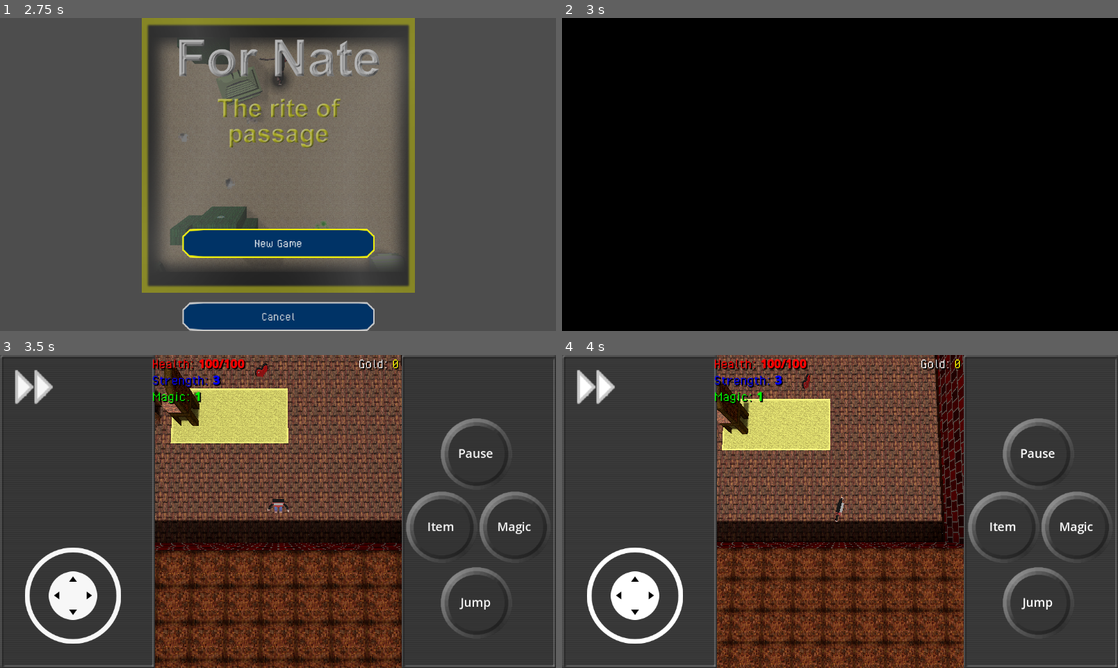
Above: before the commit, frames 1-4 (two rows, left to right).
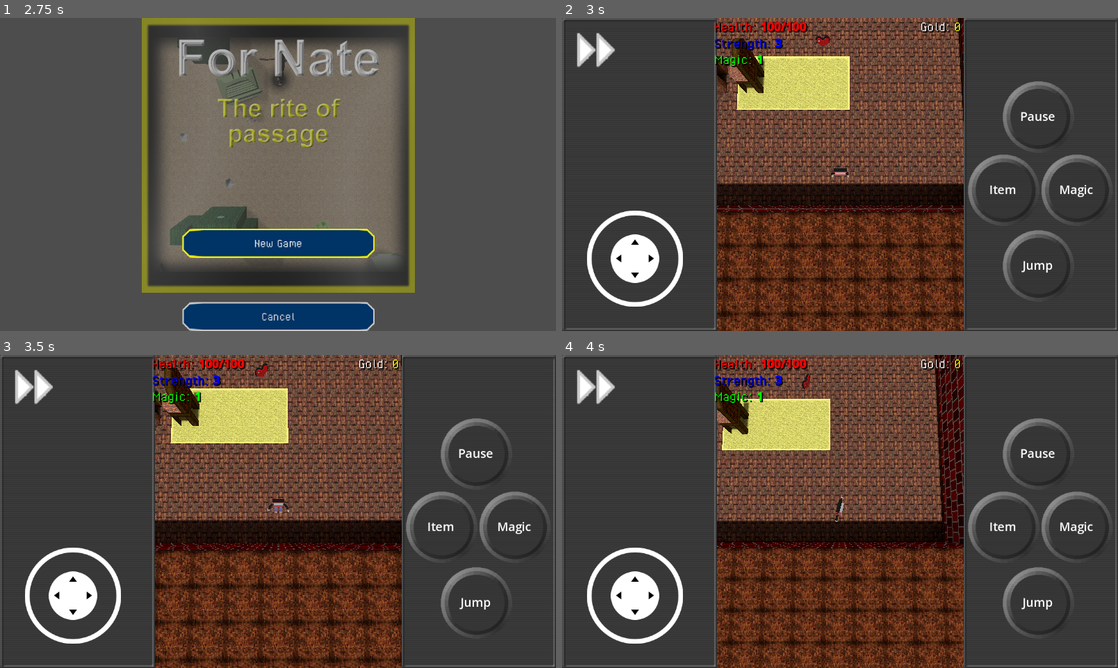
Above: after the commit, the same moments.

Repository: davididev/DavidiClanZappers
Game: Godot game, scene res://Scenes/Global/TitleScreen.tscn
The game is run twice, just before and just after one commit, with the same random seed, the same clock (stepped at 60 frames per second) and the same inputs.
Inputs (mouse positions are in pixels of both pictures, inside the frame that each line leads up to):
- Up to frame 1 (2.75 s): click "Next" at 0.5 s; click "Next" at 1.25 s; click (278, 174) at 2 s
- Up to frame 2 (3 s): click "New Game" at 2.75 s
- Up to frame 3 (3.5 s): no input
- Up to frame 4 (4 s): move the mouse to (962, 495) at 3.52 s; hold Right (ui_right) from 3.53 s (still down); tap Z (item) at 3.6 s; click (962, 495) at 3.67 s; tap Space (jump) at 3.77 s

Frame 1 is identical in both runs. In frame 2, 98% of the frame differs, in the area x 0-100%, y 0-100%; in frame 3, less than 0.1%; in frame 4, nothing differs.

Commit message:
Game Over dialogue added

Diff:
--- a/Prefabs/Player/player_ui.tscn
+++ b/Prefabs/Player/player_ui.tscn
@@ -30,6 +30,7 @@
 [ext_resource type="Texture2D" uid="uid://bgh1ijb5q68nt" path="res://Graphics/UI/SpellBack.png" id="28_ysaby"]
 [ext_resource type="Texture2D" uid="uid://b2akwjmwkeqnq" path="res://Graphics/UI/Spell-Top.png" id="29_8w5eo"]
 [ext_resource type="Texture2D" uid="uid://b1b08psbak0gv" path="res://Graphics/UI/Inventory/Spell1.png" id="30_48fwu"]
+[ext_resource type="Texture2D" uid="uid://bbnmpp3y5srv3" path="res://Graphics/UI/GameOver.png" id="31_bii71"]
 
 [sub_resource type="RectangleShape2D" id="RectangleShape2D_us4xw"]
 size = Vector2(60, 60)
@@ -1002,6 +1003,7 @@
 bus = &"Sound"
 
 [node name="Fade" type="ColorRect" parent="."]
+visible = false
 layout_mode = 1
 anchors_preset = 15
 anchor_right = 1.0
@@ -1010,6 +1012,15 @@
 grow_vertical = 2
 mouse_filter = 2
 color = Color(0, 0, 0, 1)
+
+[node name="GameOverTeture" type="TextureRect" parent="."]
+layout_mode = 0
+offset_left = 310.0
+offset_right = 830.0
+offset_bottom = 650.0
+scale = Vector2(1, 1e-05)
+pivot_offset = Vector2(260, 325)
+texture = ExtResource("31_bii71")
 
 [connection signal="pressed" from="InventoryMenu/Spell Button 0" to="InventoryMenu/Spell Button 0" method="_on_pressed"]
 [connection signal="pressed" from="InventoryMenu/Spell Button 2" to="InventoryMenu/Spell Button 2" method="_on_pressed"]
--- a/Scripts/Global/Player/PlayerUI.gd
+++ b/Scripts/Global/Player/PlayerUI.gd
@@ -3,6 +3,8 @@
 const VOLUME_MAX = 2.0;
 static var UpdateHUD = false;
 var lastJumpStr = true;  #Jump/Interact button last set to jump
+
+var gameOverScale = 0.0;
 
 static var fadeTarget : Color;
 const FADE_PER_SECOND = 2.0;
@@ -92,6 +94,15 @@
 			get_node("BGButtons2/JumpButton/Label").text = "Jump";
 		else:
 			get_node("BGButtons2/JumpButton/Label").text = "Interact";
+	if is_equal_approx(gameOverScale, 0.0) && GameDataHolder.Instance.data.MinHealth <= 0:
+		gameOverScale = 0.01;
+
+	if gameOverScale > 0.0 && gameOverScale < 1.0:
+		gameOverScale = move_toward(gameOverScale, 1.0, 2.0 * delta);
+		get_node("GameOverTeture").scale = Vector2(1.0, gameOverScale);
+		if is_equal_approx(gameOverScale, 1.0):
+			await get_tree().create_timer(2.0, true, true, true).timeout;
+			get_tree().change_scene_to_file("res://Scenes/Global/TitleScreen.tscn");
 
 	if UpdateHUD:
 		UpdatePlayerHUD();
Binary file added: Graphics/UI/GameOver.png
Not shown, added: Graphics/UI/GameOver.png.import
Not shown: 1 places in Prefabs/Player/player_ui.tscn that only renumber resources
